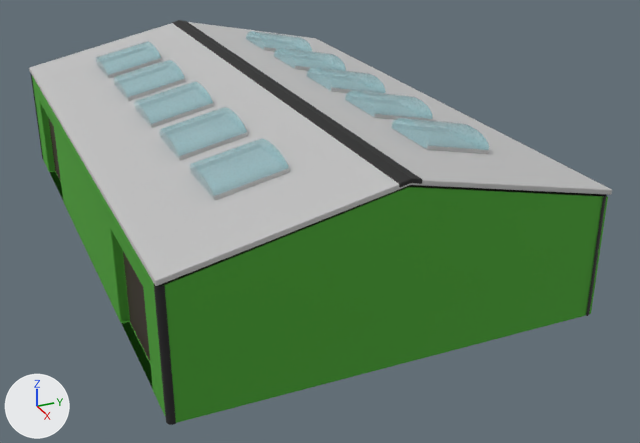
Renders of the glTF model public/models/Hala.glb from each side of a commit.
Before and after are seen from a 50 mm camera at (3.31, -0.99, 1.63) aimed at (0.34, 0.35, 0.15). Lighting does not change. The marker at lower left points along +X, +Y and +Z. Vertices at the same position are counted once.

The older version as bpy lines, for what is in view:
```python
me_cube_118 = bpy.data.meshes.new('Cube.118')
me_cube_118.from_pydata(...)  # 666 vertices, 1324 faces; spans x -1.17..1.17, y -0.74..0.75, z -0.35..0.27
# faces by material slot: [516, 196, 74, 538]
me_cube_118.materials.append(mat_material_001)  # green #61bc49
me_cube_118.materials.append(mat_dach)  # light grey #c7c7c7
me_cube_118.materials.append(mat_drzwi)  # brown #494036
me_cube_118.materials.append(mat_car_czarny)  # black #202020
me_cube_119 = bpy.data.meshes.new('Cube.119')
me_cube_119.from_pydata(...)  # 80 vertices, 72 faces; spans x -1.16..1.16, y -0.74..0.74, z 0.39..0.83
me_cube_119.materials.append(mat_car_czarny)  # black #202020
me_cylinder_033 = bpy.data.meshes.new('Cylinder.033')
me_cylinder_033.from_pydata(...)  # 710 vertices, 1400 faces; spans x -0.15..1.91, y -0.15..0.15, z -0.02..0.05
# faces by material slot: [1030, 370]
me_cylinder_033.materials.append(mat_szyby)  # cyan #bff6ff
me_cylinder_033.materials.append(mat_dach)  # light grey #c7c7c7
ob_cube_390 = bpy.data.objects.new('Cube.390', me_cube_118)
ob_cube_390.location = (0.142, 0.191, 0.438)
ob_cube_391 = bpy.data.objects.new('Cube.391', me_cube_119)
ob_cube_391.location = (0.142, 0.191, -0.305)
ob_cylinder_048 = bpy.data.objects.new('Cylinder.048', me_cylinder_033)
ob_cylinder_048.location = (-0.588, -0.168, 0.645)
ob_cylinder_048.rotation_euler = (0.209, 0.0, 0.0)  # degrees (12, 0, 0)
ob_cylinder_048.scale = (0.829, 0.829, 0.829)
# also in view: 'Cylinder.049' at (0.14, 0.55, 0.66)
```
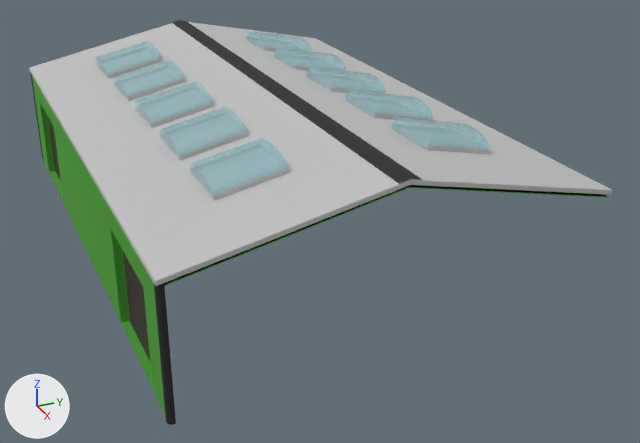
Where the change shows, as pixel boxes [x1, y1, x2, y2] in the pictures (640 x 443 px):
'Cube.390', reshaped: before [29, 20, 612, 423]; after [29, 20, 612, 415]
part 1 of me_cube_118, cut back: before [50, 20, 608, 423]; after [173, 20, 421, 183]

What changed in the scene script:
```text
Change me_cube_118:
    used by ob_cube_390; location = (0.142, 0.191, 0.438)
    remove me_cube_118.from_pydata(...)  # 666 vertices, 1324 faces; spans x -1.17..1.17, y -0.74..0.75, z -0.35..0.27
    add me_cube_118.from_pydata(...)  # 617 vertices, 1178 faces; spans x -1.17..1.16, y -0.74..0.75, z -0.35..0.27
    me_cube_118 part 1
    49 vertices are removed from x -1.16..1.17, y -0.03..0.74, z -0.35..0.27
    219 faces are deleted
    73 new faces join them, mat_car_czarny (black #202020)
```
